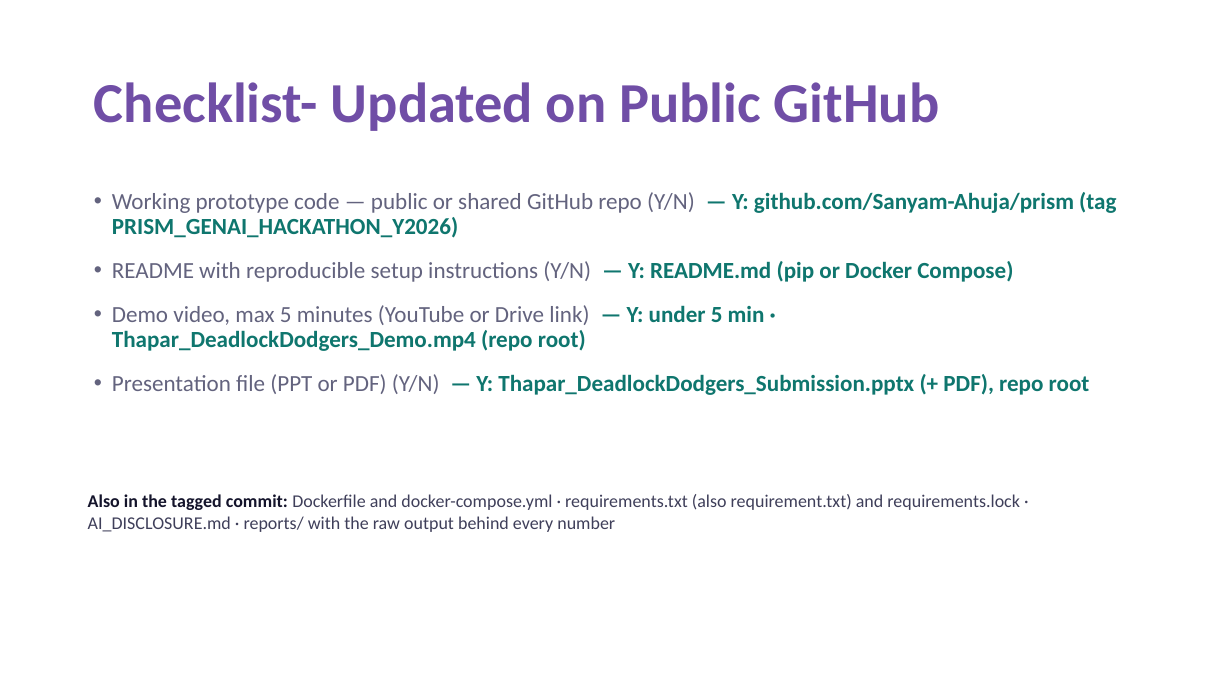
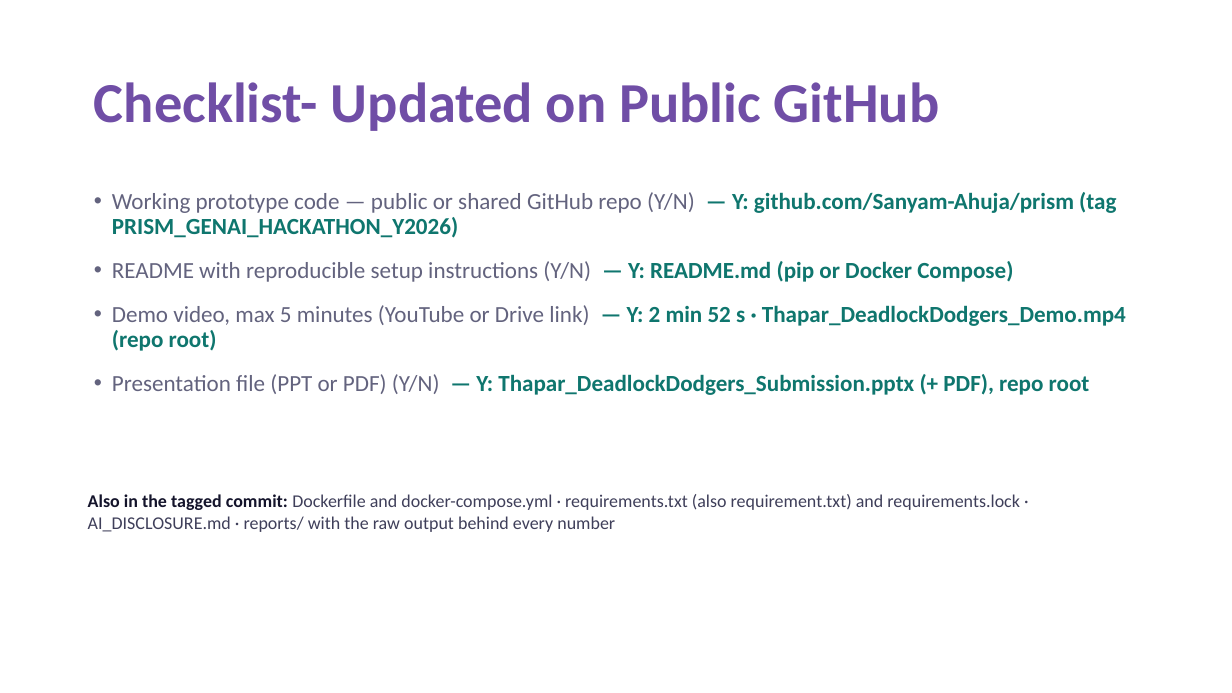
Before and after one commit to Sanyam-Ahuja/prism, a slide deck: slide 11 of Thapar_DeadlockDodgers_Submission.pptx. Drawn at 1232x693 pixels with LibreOffice and Linux fonts; fonts in the diff are those of the drawing. Boxes give left, top, right and bottom in pixels: in the first picture for what was removed or moved away, otherwise in the second. Text is boxed around its words. In the diff, an @@ line names an element or a change of style, - is before the commit and + after.

```diff
--- a/Thapar_DeadlockDodgers_Submission.pptx
+++ b/Thapar_DeadlockDodgers_Submission.pptx
@@ text at bbox=[112, 305, 1126, 351]: text changed @@
-• Demo video, max 5 minutes (YouTube or Drive link) — Y: under 5 min · Thapar_DeadlockDodgers_Demo.mp4 (repo root)
+• Demo video, max 5 minutes (YouTube or Drive link) — Y: 2 min 52 s · Thapar_DeadlockDodgers_Demo.mp4 (repo root)
```
Also in this commit, not shown: 1 other slide changed, 4 other files.
